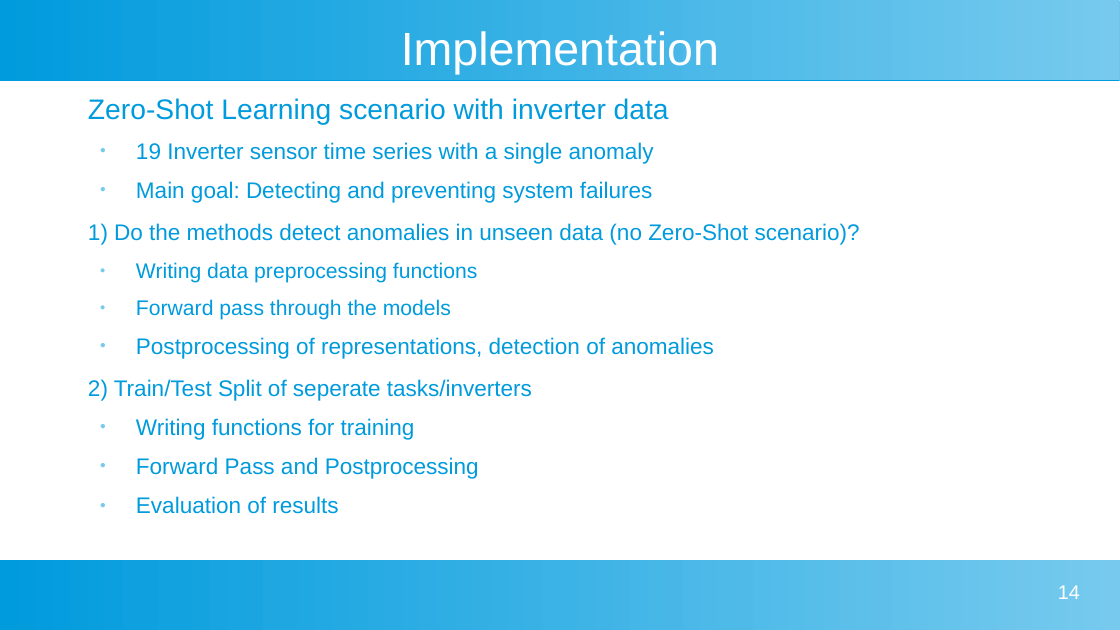
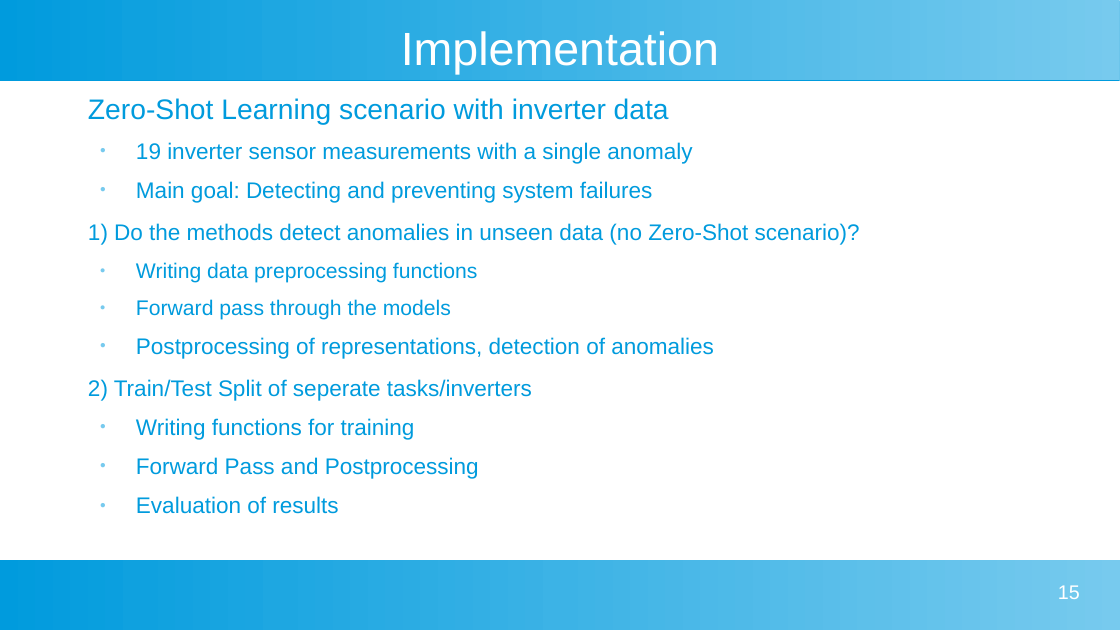
Before and after one commit to johanneshoelker/Smart-Systems-Paper, a slide deck: slide 15 of Presentation/Kolloq.odp (slide 14 before the commit). Drawn at 1120x630 pixels with LibreOffice and Linux fonts; fonts in the diff are those of the drawing. Boxes give left, top, right and bottom in pixels: in the first picture for what was removed or moved away, otherwise in the second. Text is boxed around its words. In the diff, an @@ line names an element or a change of style, - is before the commit and + after.

```diff
--- a/Presentation/Kolloq.odp
+++ b/Presentation/Kolloq.odp
@@ text at [136,142,692,164]: text changed @@
-  ● 19 Inverter sensor time series with a single anomaly
+  ● 19 inverter sensor measurements with a single anomaly
@@ page number at [1058,585,1080,599]: text changed @@
-14
+15
```
Also in this commit, not shown: 4 other slides changed, 1 slide added, 5 other files.
